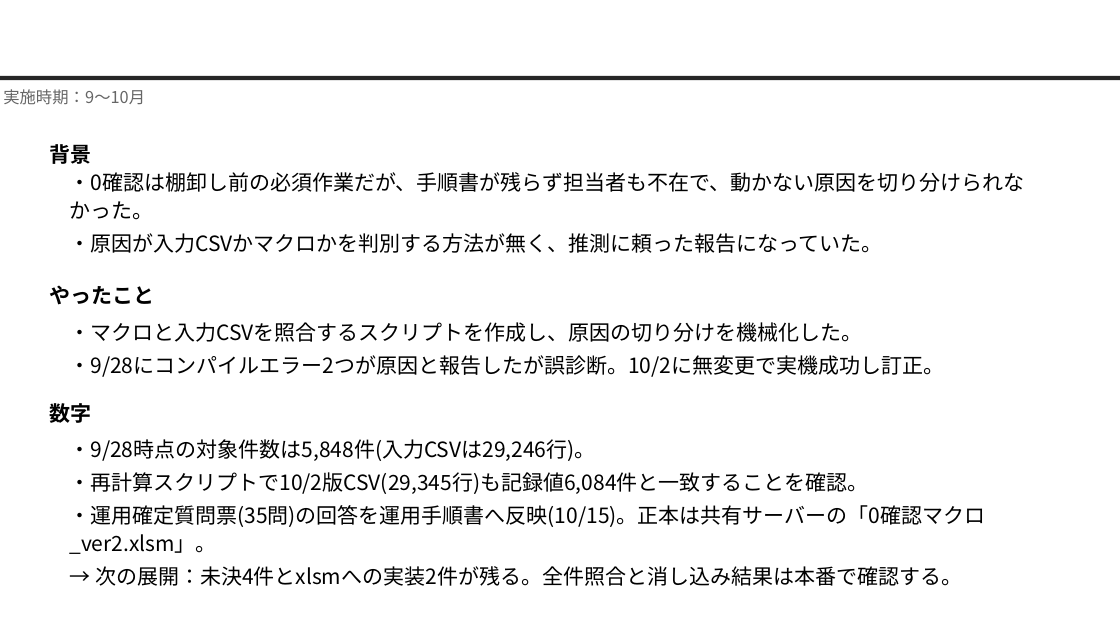
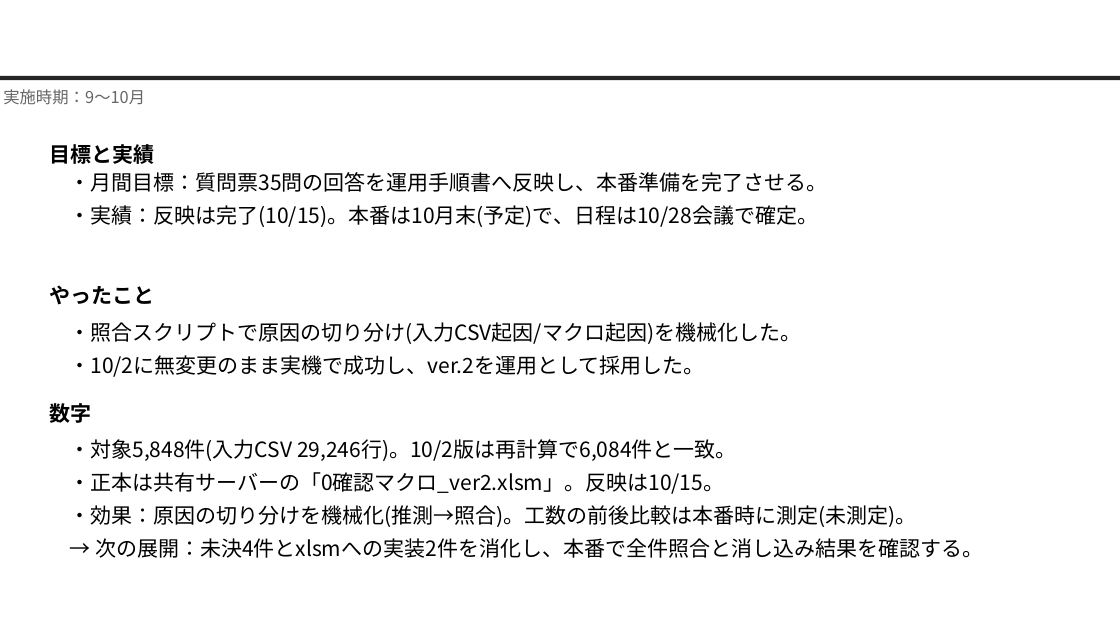
Before and after one commit to nk-shino/work_vault, a slide deck: slide 3 of workvault-sync/10_業務全般/業務報告/10月業務報告(篠原).pptx. Drawn at 1120x630 pixels with LibreOffice and Linux fonts; fonts in the diff are those of the drawing; background and template pictures are left out. Boxes give left, top, right and bottom in pixels: in the first picture for what was removed or moved away, otherwise in the second. Text is boxed around its words. In the diff, an @@ line names an element or a change of style, - is before the commit and + after.

```diff
--- a/workvault-sync/10_業務全般/業務報告/10月業務報告(篠原).pptx
+++ b/workvault-sync/10_業務全般/業務報告/10月業務報告(篠原).pptx
@@ text at [50,144,155,164]: text changed @@
-背景
+目標と実績
@@ text at [69,172,827,227]: text changed @@
-・0確認は棚卸し前の必須作業だが、手順書が残らず担当者も不在で、動かない原因を切り分けられなかった。
-・原因が入力CSVかマクロかを判別する方法が無く、推測に頼った報告になっていた。
+・月間目標：質問票35問の回答を運用手順書へ反映し、本番準備を完了させる。
+・実績：反映は完了(10/15)。本番は10月末(予定)で、日程は10/28会議で確定。
@@ text at [69,322,801,377]: text changed @@
-・マクロと入力CSVを照合するスクリプトを作成し、原因の切り分けを機械化した。
-・9/28にコンパイルエラー2つが原因と報告したが誤診断。10/2に無変更で実機成功し訂正。
+・照合スクリプトで原因の切り分け(入力CSV起因/マクロ起因)を機械化した。
+・10/2に無変更のまま実機で成功し、ver.2を運用として採用した。
@@ text at [69,439,983,558]: text changed @@
-・9/28時点の対象件数は5,848件(入力CSVは29,246行)。
-・再計算スクリプトで10/2版CSV(29,345行)も記録値6,084件と一致することを確認。
-・運用確定質問票(35問)の回答を運用手順書へ反映(10/15)。正本は共有サーバーの「0確認マクロ_ver2.xlsm」。
-→ 次の展開：未決4件とxlsmへの実装2件が残る。全件照合と消し込み結果は本番で確認する。
+・対象5,848件(入力CSV 29,246行)。10/2版は再計算で6,084件と一致。
+・正本は共有サーバーの「0確認マクロ_ver2.xlsm」。反映は10/15。
+・効果：原因の切り分けを機械化(推測→照合)。工数の前後比較は本番時に測定(未測定)。
+→ 次の展開：未決4件とxlsmへの実装2件を消化し、本番で全件照合と消し込み結果を確認する。
@@ title at [69,472,724,494]: text changed @@
-Topics 1 0確認マクロver.2の運用確定
+テーマ1 0確認マクロver.2の運用確定
```
Also in this commit, not shown: 4 other slides changed, 4 other files.
